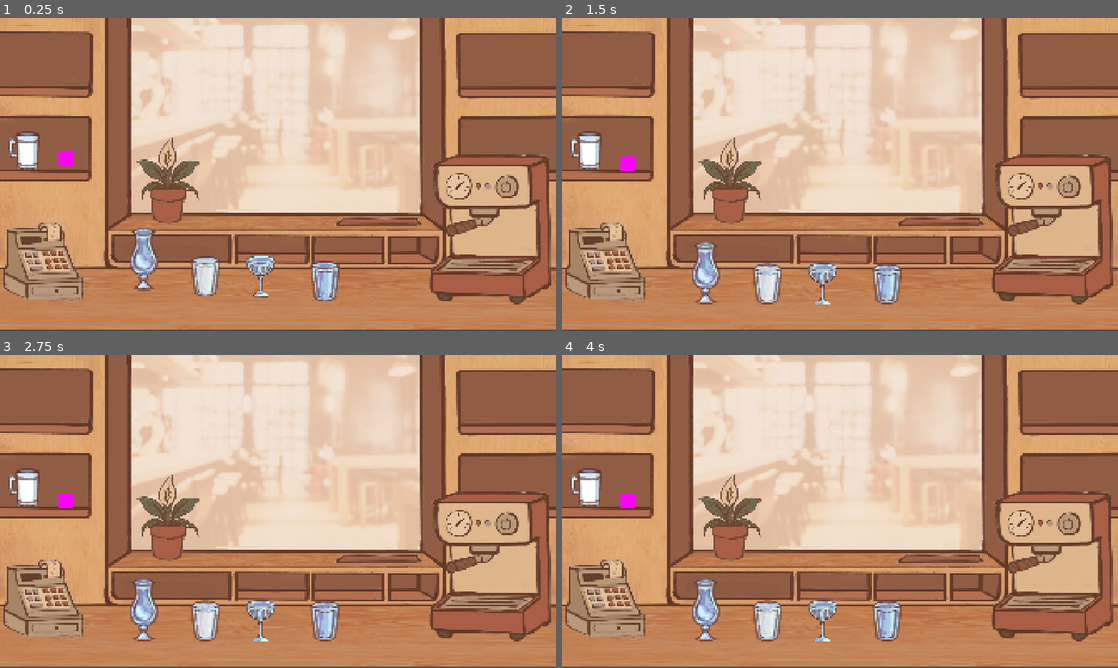
Above: before the commit, frames 1-4 (two rows, left to right).
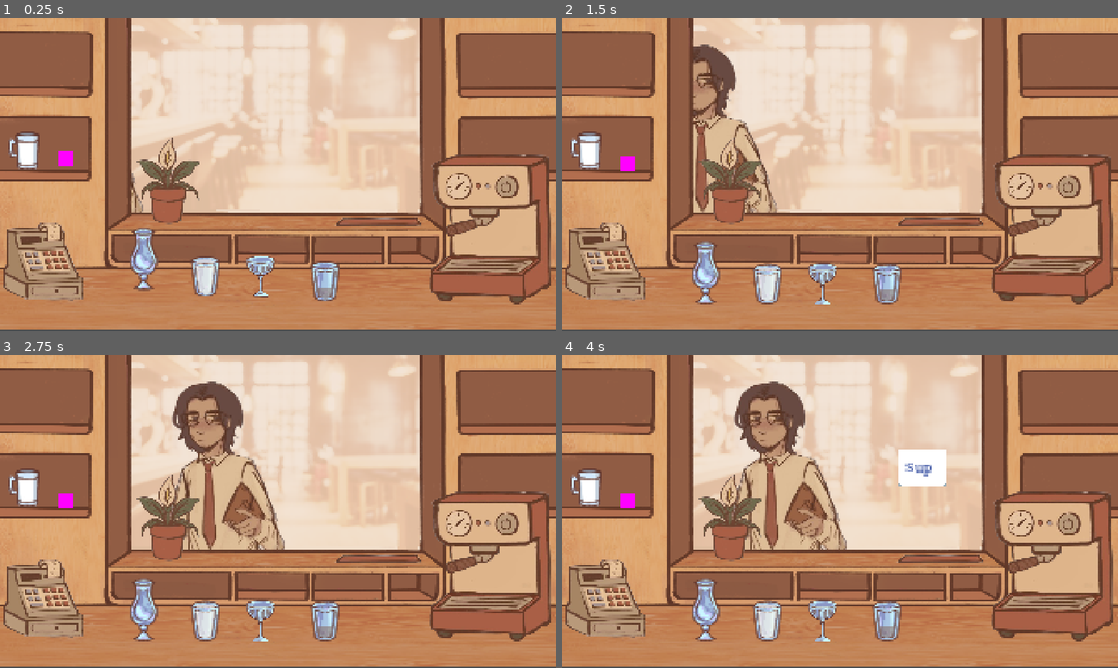
Above: after the commit, the same moments.

Repository: sanicatthedisco/brewing
Game: Godot game, scene res://main.tscn
Same seed, same stepped clock (60 frames per second), same inputs: the game is played once before the commit and once after it.
Inputs (mouse positions are in pixels of both pictures, inside the frame that each line leads up to):
- Up to frame 1 (0.25 s): no input
- Up to frame 2 (1.5 s): drag from (1045, 187) to (940, 221) at 0.52 s; drag from (728, 190) to (1045, 187) at 1.27 s
- Up to frame 3 (2.75 s): move the mouse to (333, 442) at 2.02 s; hold Space (advance_dialog) from 2.03 s (still down); click (333, 442) at 2.17 s
- Up to frame 4 (4 s): release Space (advance_dialog) at 2.75 s; drag from (812, 574) to (1045, 596) at 2.77 s; tap Enter at 3.5 s; move the mouse to (1006, 558) at 3.52 s; hold Space (advance_dialog) from 3.53 s (still down); click (1006, 558) at 3.67 s

The runs differ from the first frame. In frame 1, 0.2% of the frame differs, in the area x 23-60%, y 49-90%; in frame 2, 3.3%; in frame 3, 5.6%; in frame 4, 6.6%, in the area x 30-70%, y 8-91%.
Error before the commit: Parse Error: Too few arguments for "start_dialog()" call. Expected at least 3 but received 2. (res://Objects/Dialogue/Characters/character.gd:51)

Commit message:
merge fixed

Diff:
--- a/Objects/Dialogue/Characters/character.gd
+++ b/Objects/Dialogue/Characters/character.gd
@@ -48,7 +48,7 @@
 
 func send_dialog(dialog: Dialog):
 	DialogueManager.dialog_complete.connect(_on_dialog_end)
-	DialogueManager.start_dialog(dialog_pos, dialog.lines)
+	DialogueManager.start_dialog(dialog_pos, dialog.lines, speech_sound)
 
 func _on_dialog_end():
 	DialogueManager.dialog_complete.disconnect(_on_dialog_end)
--- a/Scripts/dialogueManager.gd
+++ b/Scripts/dialogueManager.gd
@@ -1,6 +1,8 @@
 extends Node
 
-@onready var text_box_scene = preload("res://Assets/Sprites/Dialogue/text_bubble3.png")
+signal dialog_complete
+
+@onready var text_box_scene = preload("res://Objects/Dialogue/text_box.tscn")
 
 var dialog_lines: Array[String] = []
 var current_line_index = 0
@@ -50,5 +52,6 @@
 		if current_line_index >= dialog_lines.size():
 			is_dialog_active = false
 			current_line_index = 0
+			dialog_complete.emit()
 			return
 		_show_text_box()
